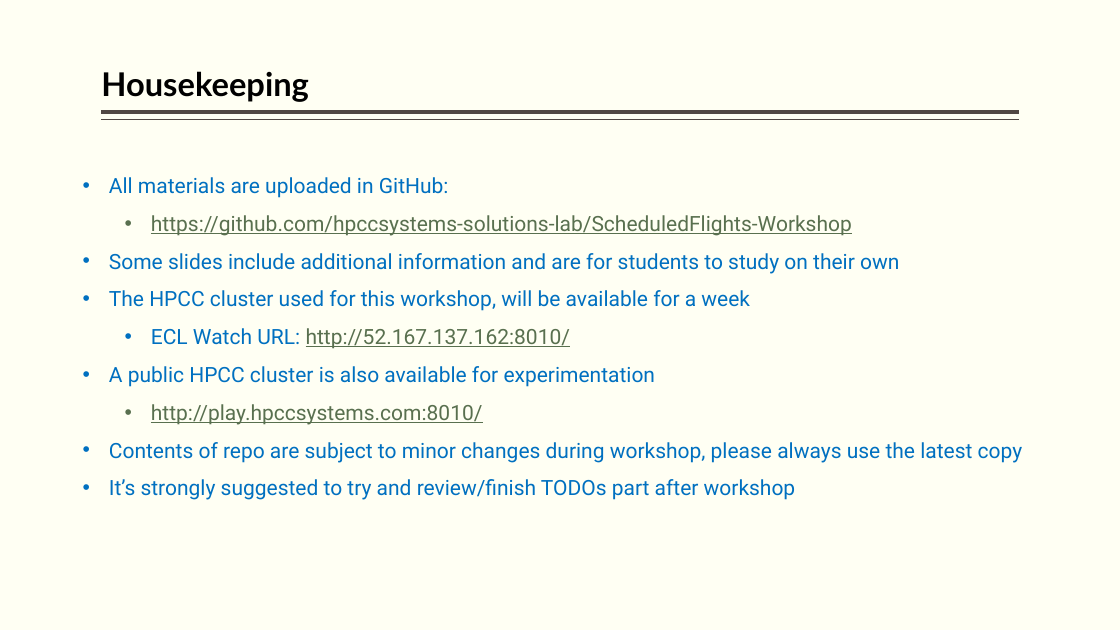
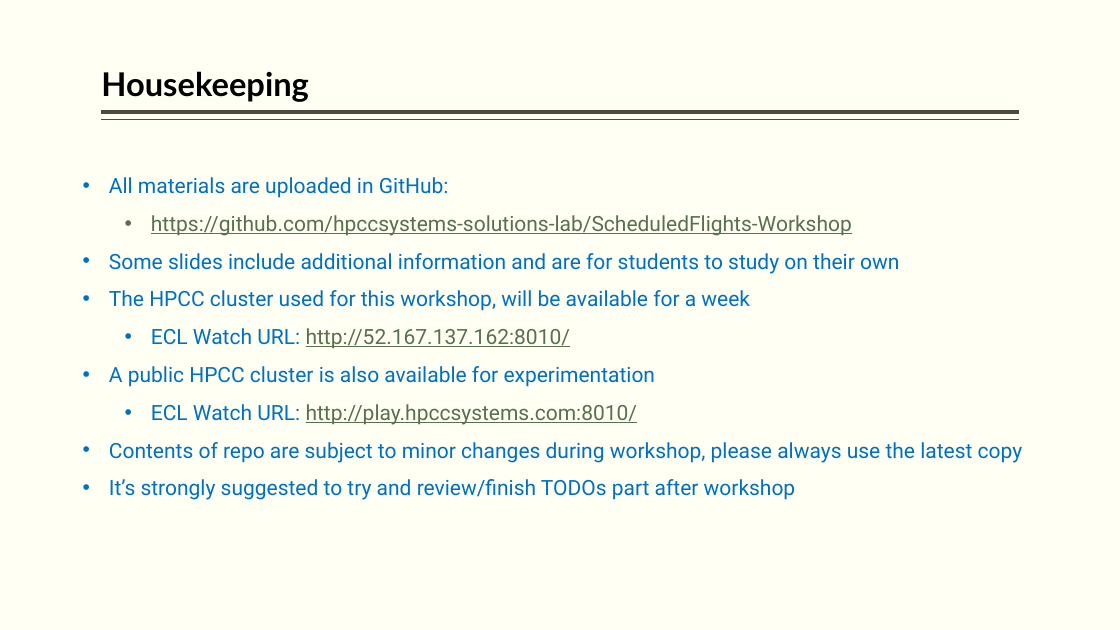
Before and after one commit to hpccsystems-solutions-lab/ScheduledFlights-Workshop, a slide deck: slide 2 of BigData-ECL.pptx. Drawn at 1120x630 pixels with LibreOffice and Linux fonts; fonts in the diff are those of the drawing. Boxes give left, top, right and bottom in pixels: in the first picture for what was removed or moved away, otherwise in the second. Text is boxed around its words. In the diff, an @@ line names an element or a change of style, - is before the commit and + after.

Commit message:
VS Code install changes; minor typos

```diff
--- a/BigData-ECL.pptx
+++ b/BigData-ECL.pptx
@@ text at <box>151,404,638,425</box>: text changed @@
-  • http://play.hpccsystems.com:8010/
+  • ECL Watch URL: http://play.hpccsystems.com:8010/
```
Also in this commit, not shown: 8 other slides changed.
